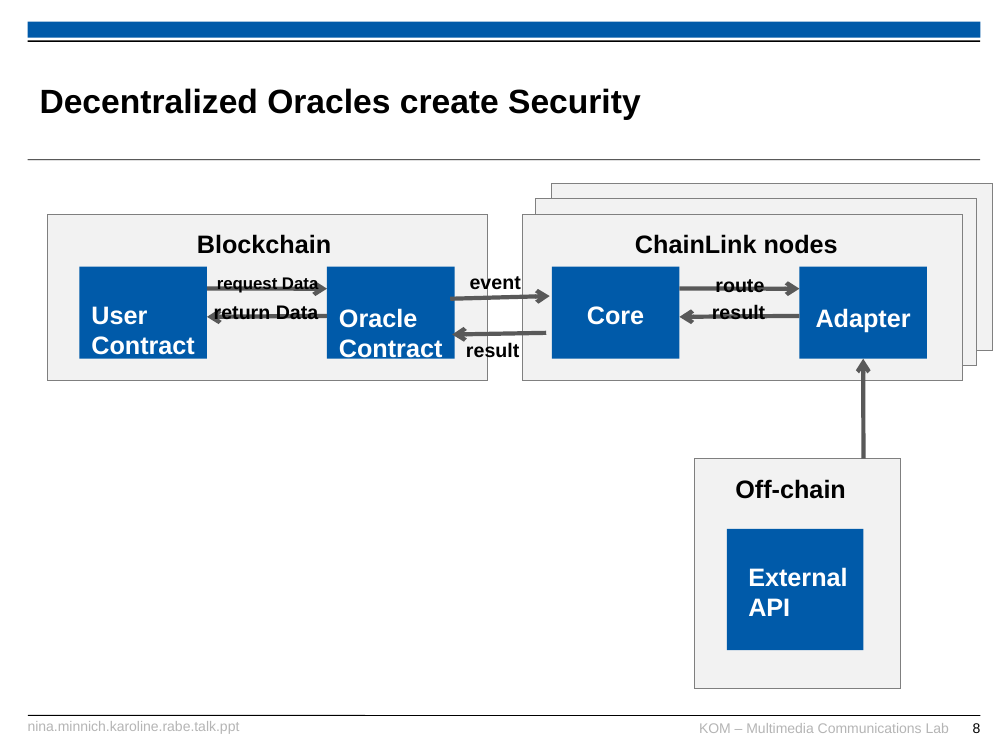
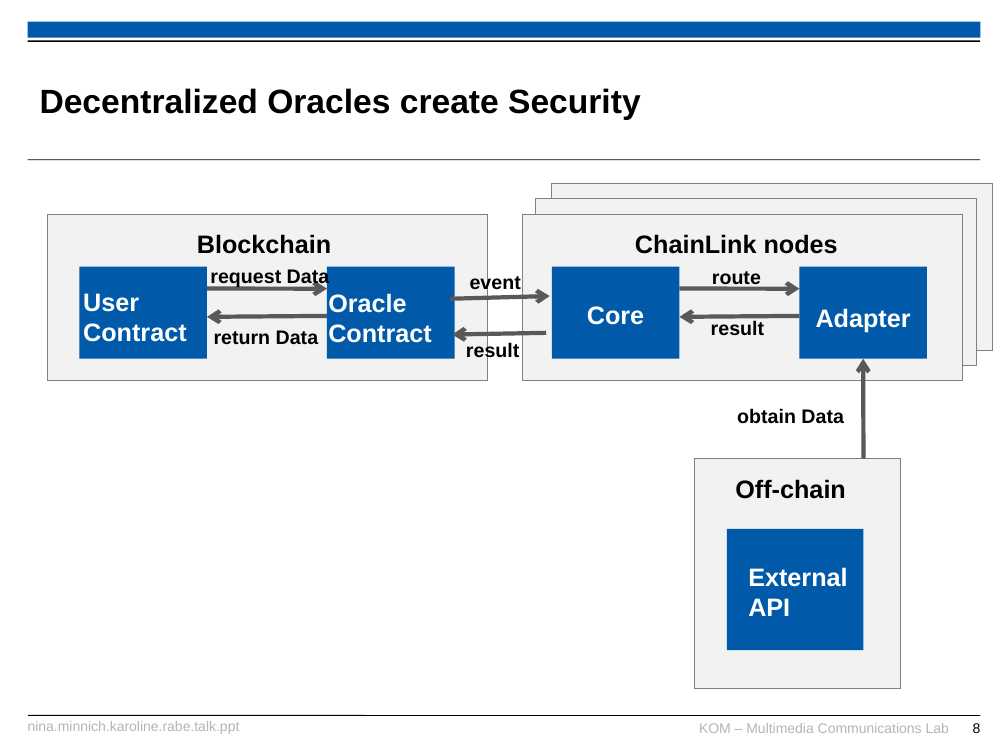
Before and after one commit to karopp/AFTIR, a slide deck: slide 8 of Nina.Minnich.Karoline.Rabe.talk.ppt. Drawn at 1008x756 pixels with LibreOffice and Linux fonts; fonts in the diff are those of the drawing; background and template pictures are left out. Boxes give left, top, right and bottom in pixels: in the first picture for what was removed or moved away, otherwise in the second. Text is boxed around its words. In the diff, an @@ line names an element or a change of style, - is before the commit and + after.

```diff
--- a/Nina.Minnich.Karoline.Rabe.talk.ppt
+++ b/Nina.Minnich.Karoline.Rabe.talk.ppt
@@ text "request Data" moved from (x1=217, y1=275, x2=318, y2=293) to (x1=210, y1=267, x2=330, y2=287) @@
@@ text "request Data" at (x1=210, y1=267, x2=330, y2=287): size 12 to 14 pt @@
@@ text "route" rewrapped from (x1=715, y1=279, x2=764, y2=293) to (x1=712, y1=269, x2=761, y2=289) @@
@@ text "User" rewrapped from (x1=91, y1=306, x2=194, y2=360) to (x1=83, y1=293, x2=186, y2=342) @@
@@ text "Oracle" rewrapped from (x1=339, y1=308, x2=442, y2=363) to (x1=328, y1=293, x2=431, y2=343) @@
@@ text "return Data" rewrapped from (x1=214, y1=305, x2=319, y2=324) to (x1=214, y1=330, x2=319, y2=345) @@
@@ text "result" moved from (x1=712, y1=304, x2=765, y2=320) to (x1=711, y1=320, x2=764, y2=336) @@
@@ text added at (x1=737, y1=408, x2=844, y2=424), 14 pt, text #000000, bold @@
+obtain Data
```
Also in this commit, not shown: 1 other slide changed.
